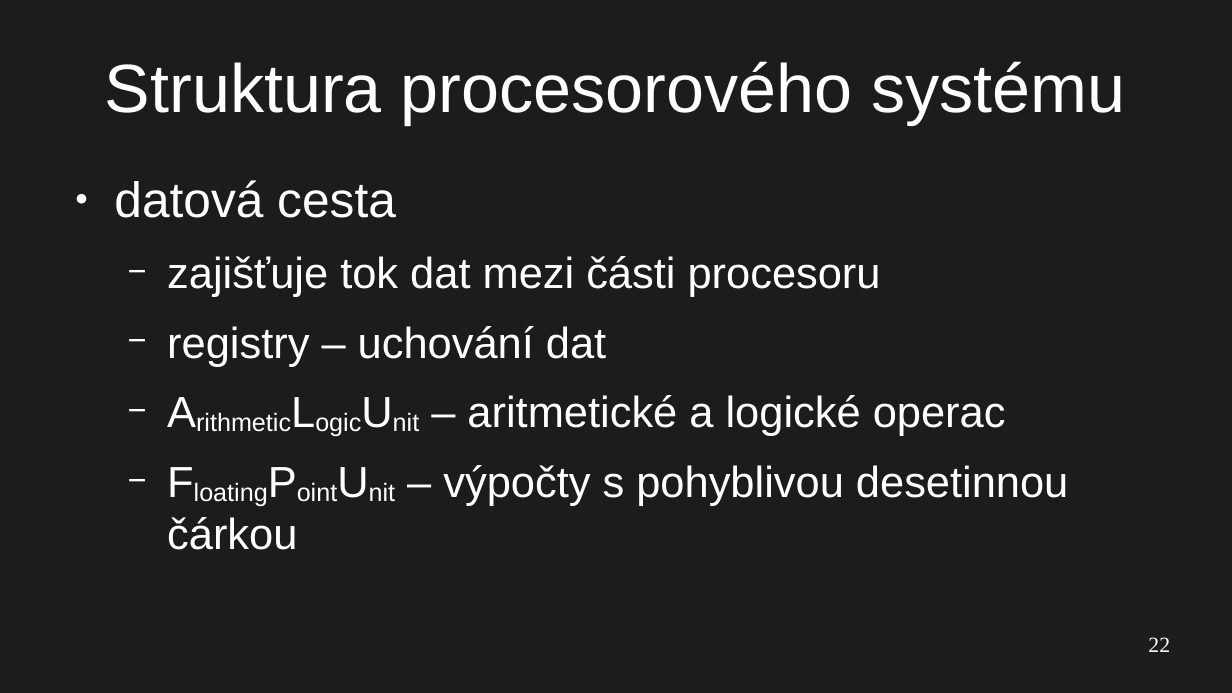
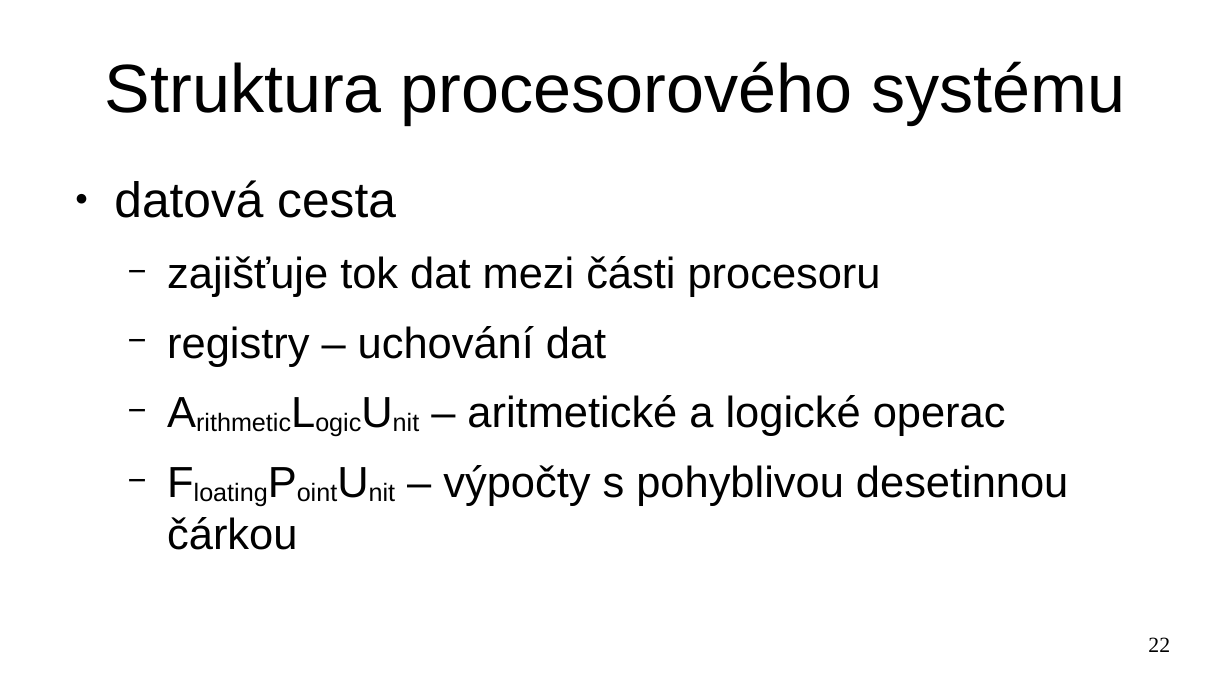
Before and after one commit to Honeymoon-with-Anxiety/Honeymoon, a slide deck: slide 22 of 24w50/TVP_15_12_24@2.odp. Drawn at 1232x693 pixels with LibreOffice and Linux fonts; fonts in the diff are those of the drawing. Boxes give left, top, right and bottom in pixels: in the first picture for what was removed or moved away, otherwise in the second. Text is boxed around its words. In the diff, an @@ line names an element or a change of style, - is before the commit and + after.

```diff
--- a/24w50/TVP_15_12_24@2.odp
+++ b/24w50/TVP_15_12_24@2.odp
@@ background #1C1C1C to #FFFFFF @@
@@ title "Struktura procesorového systému" at bbox=[105, 61, 1125, 125]: text colour #FFFFFF to #000000 @@
@@ text "datová cesta" at bbox=[114, 180, 1068, 550]: text colour #FFFFFF to #000000; bullet colour #FFFFFF to #000000 @@
@@ page number at bbox=[1148, 637, 1170, 652]: text colour #FFFFFF to #000000 @@
```
Also in this commit, not shown: 27 other slides changed.
